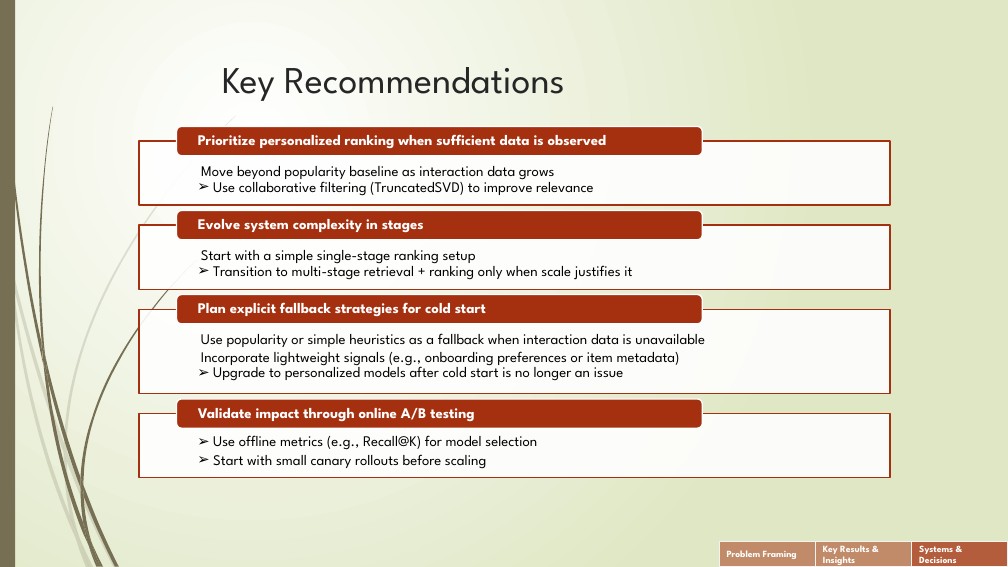
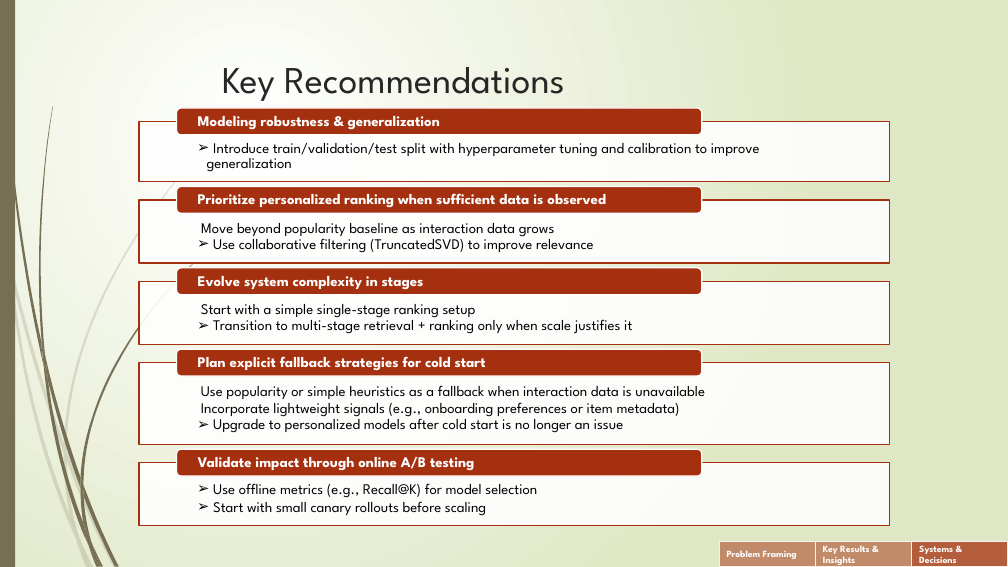
Before and after one commit to Phrey001/ml-casebook, a slide deck: slide 9 of ml-examples/recommender/slides/recommender.pptx. Drawn at 1008x567 pixels with LibreOffice and Linux fonts; fonts in the diff are those of the drawing. Boxes give left, top, right and bottom in pixels: in the first picture for what was removed or moved away, otherwise in the second. Text is boxed around its words. In the diff, an @@ line names an element or a change of style, - is before the commit and + after.

```diff
--- a/ml-examples/recommender/slides/recommender.pptx
+++ b/ml-examples/recommender/slides/recommender.pptx
@@ rounded rectangle: place and size @@
-rounded rectangle at bbox=[177, 126, 702, 156]
+rounded rectangle at bbox=[176, 108, 702, 135]
@@ rectangle: place and size @@
-rectangle at bbox=[139, 141, 891, 206]
+rectangle at bbox=[139, 122, 890, 182]
@@ text "Move beyond popularity baseline as ...": place and size @@
-text "Move beyond popularity baseline as ..." at bbox=[201, 166, 594, 196]
+text "Move beyond popularity baseline as ..." at bbox=[201, 223, 594, 253]
@@ text "Prioritize personalized ranking when sufficient ...": place and size @@
-text "Prioritize personalized ranking when sufficient ..." at bbox=[198, 134, 607, 149]
+text "Prioritize personalized ranking when sufficient ..." at bbox=[198, 193, 606, 208]
@@ 2 rounded rectangles, 1 rectangle: place and size @@
-2 rounded rectangles, 1 rectangle at bbox=[139, 210, 891, 324]
+2 rounded rectangles, 1 rectangle at bbox=[139, 187, 890, 295]
@@ 4 texts: place and size @@
-4 texts at bbox=[198, 219, 705, 381]
+4 texts at bbox=[198, 276, 705, 433]
@@ rectangle: place and size @@
-rectangle at bbox=[139, 309, 891, 394]
+rectangle at bbox=[139, 281, 890, 344]
@@ rectangle: place and size @@
-rectangle at bbox=[139, 414, 891, 478]
+rectangle at bbox=[139, 363, 890, 445]
@@ 2 texts, 1 rounded rectangle: place and size @@
-2 texts, 1 rounded rectangle at bbox=[177, 399, 702, 469]
+2 texts, 1 rounded rectangle at bbox=[176, 449, 702, 516]
@@ group added at bbox=[139, 116, 890, 526]: 2 texts, 1 rounded rectangle, 1 rectangle @@
+  ➢ Introduce train/validation/test split with hyperparameter tuning and calibration to improve generalization
+Modeling robustness & generalization
```
Also in this commit, not shown: 1 other slide changed, 1 slide added, 9 other files.
